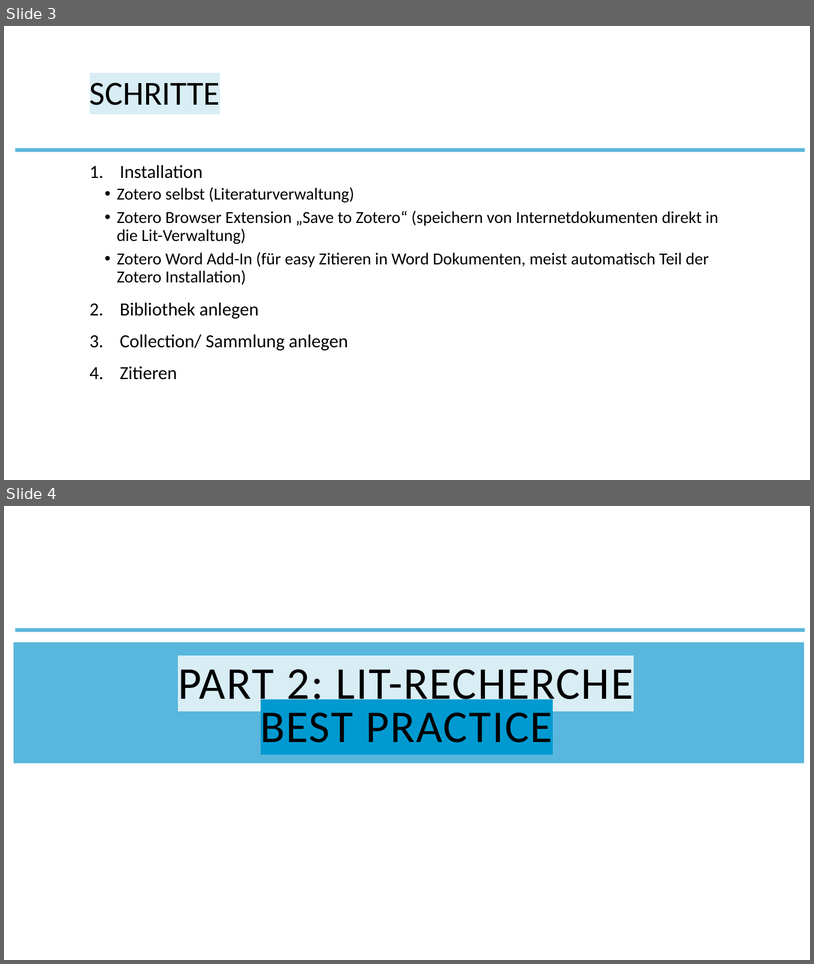
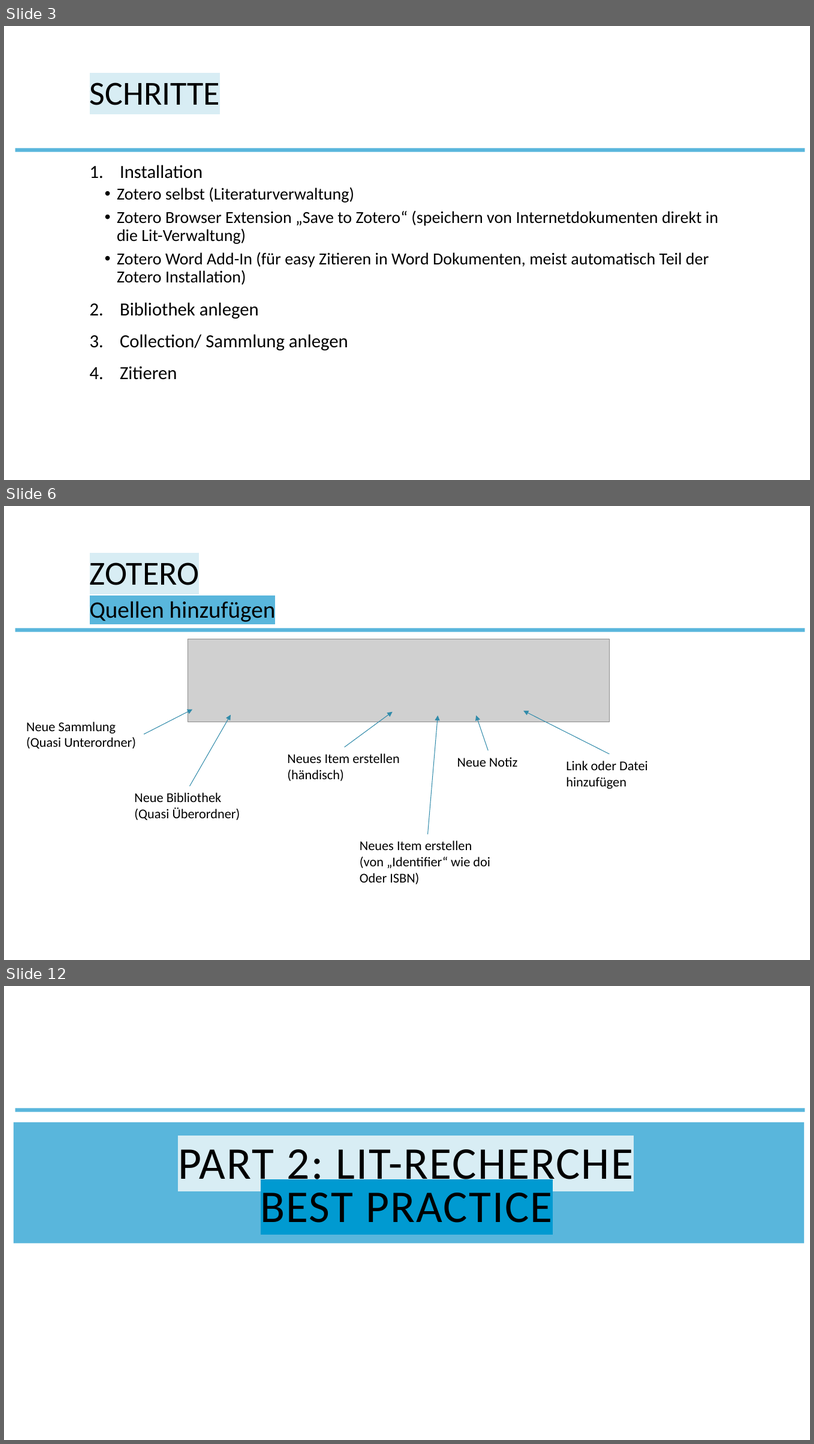
Before and after one commit to the-tave/stats-picker, a slide deck: How_to_Zotero.pptx. Shown one above the other, each under a label of ours: slides 3 and 4 before the commit, slides 3, 6 and 12 after it; the slides between them are not shown. The pictures are 814x964 and 814x1444 pixels, drawn with LibreOffice and Linux fonts; fonts in the diff are those of the drawing; grey boxes stand for pictures; background and template pictures are left out. Boxes give left, top, right and bottom in pixels: in the first picture for what was removed or moved away, otherwise in the second. Text is boxed around its words. In the diff, an @@ line names an element or a change of style, - is before the commit and + after.

```diff
--- a/How_to_Zotero.pptx
+++ b/How_to_Zotero.pptx
@@ slide 6 added at [4,506,810,960], background #FFFFFF; not listed: 1 template element that a slide beside it also shows @@
@@ title added at [90,562,200,585], 40 pt, text #000000 @@
+ZOTERO
@@ text added at [90,598,276,624], 28 pt, text #000000 @@
+Quellen hinzufügen
@@ picture added at [188,639,609,721] @@
@@ text added at [26,721,136,748], 16 pt, text #000000 @@
+Neue Sammlung
+(Quasi Unterordner)
@@ arrow added from (144, 734) to (193, 709), #318BAA 0.75 pt @@
@@ arrow added from (190, 786) to (231, 715), #318BAA 0.75 pt @@
@@ arrow added from (345, 747) to (393, 712), #318BAA 0.75 pt @@
@@ arrow added from (428, 834) to (438, 715), #318BAA 0.75 pt @@
@@ arrow added from (489, 750) to (476, 715), #318BAA 0.75 pt @@
@@ arrow added from (609, 754) to (524, 711), #318BAA 0.75 pt @@
@@ text added at [287,753,399,781], 16 pt, text #000000 @@
+Neues Item erstellen
+(händisch)
@@ text added at [458,757,518,766], 16 pt, text #000000 @@
+Neue Notiz
@@ text added at [566,760,648,789], 16 pt, text #000000 @@
+Link oder Datei
+hinzufügen
@@ text added at [134,792,240,820], 16 pt, text #000000 @@
+Neue Bibliothek
+(Quasi Überordner)
@@ text added at [360,840,491,884], 16 pt, text #000000 @@
+Neues Item erstellen
+(von „Identifier“ wie doi
+Oder ISBN)
@@ what was slide 4 is now slide 12 @@
```
Also in this commit, not shown: 11 other slides added, 1 slide removed, 15 other files.
